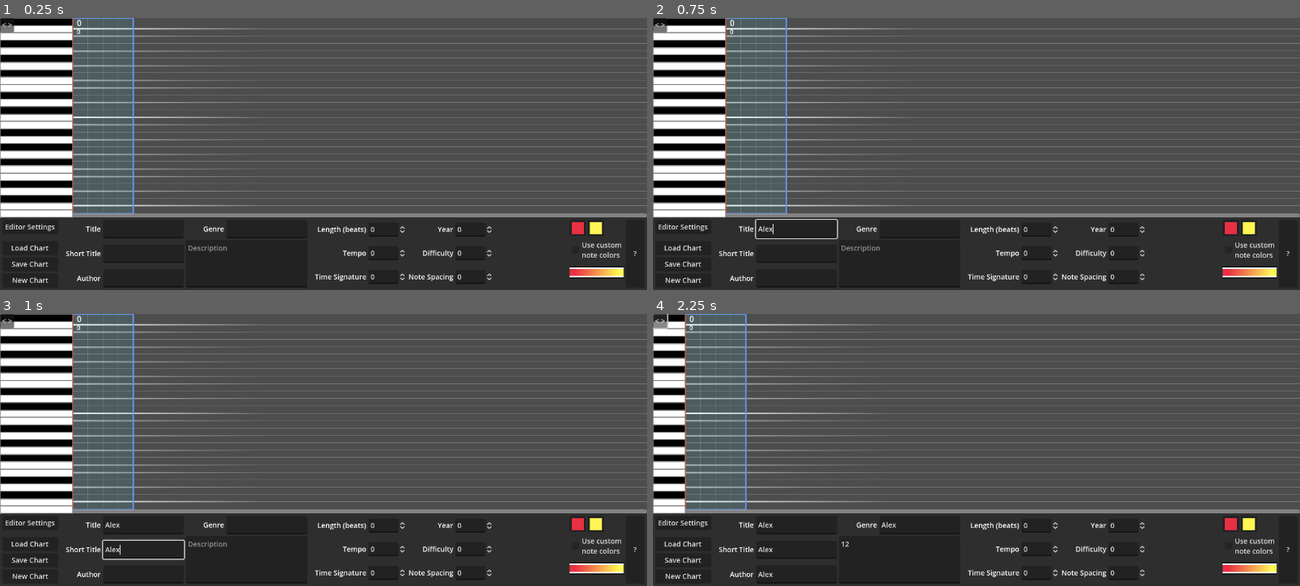
Above: before the commit, frames 1-4 (two rows, left to right).
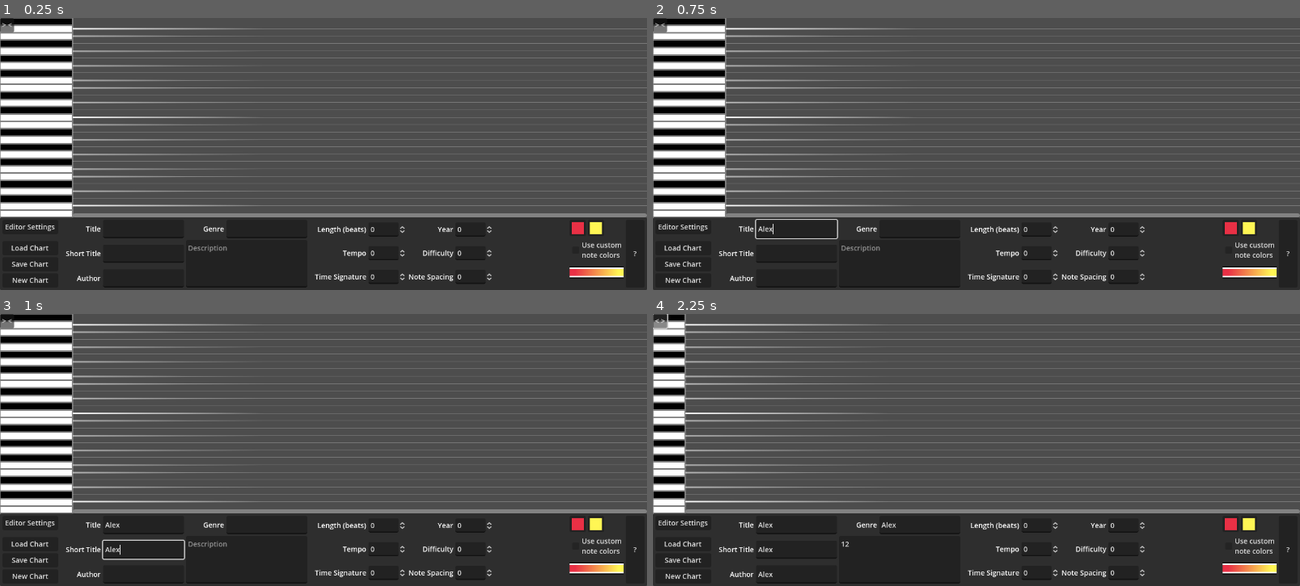
Above: after the commit, the same moments.

Repository: towai/TromboneCharter
Game: Godot game, scene res://main.tscn
Same seed, same stepped clock (60 frames per second), same inputs: the game is played once before the commit and once after it.
Inputs (mouse positions are in pixels of both pictures, inside the frame that each line leads up to):
- Up to frame 1 (0.25 s): no input
- Up to frame 2 (0.75 s): click (795, 230) at 0.52 s; type "Alex" at 0.6 s
- Up to frame 3 (1 s): click (142, 550) at 0.75 s; type "Alex" at 0.83 s; click (142, 575) at 0.98 s
- Up to frame 4 (2.25 s): type "Alex" at 1.07 s; click (918, 526) at 1.27 s; type "Alex" at 1.35 s; click (898, 558) at 1.5 s; type "12" at 1.58 s; click "< >" (after the commit: "> <") at 2 s

The runs differ from the first frame. In frame 1, 1.7% of the frame differs, in the area x 0-21%, y 0-74%; in frame 2, 1.7%; in frame 3, 1.7%; in frame 4, 1.2%.
Error after the commit: Parse Error: Identifier "unused_variable" not declared in the current scope. (res://PreviewController.gd:23)

Commit message:
i have a headache

Diff:
--- a/Chart.gd
+++ b/Chart.gd
@@ -3,7 +3,8 @@
 const scrollbar_height : float = 8
 var bar_spacing : int:
 	get: return tmb.savednotespacing * %ZoomLevel.value
-var tmb : TMBInfo
+@onready var tmb : TMBInfo:
+	get: return Global.working_tmb
 var middle_c_y : float:
 	get: return (key_height * 13.0) + (key_height / 2.0)
 var key_height : float:
@@ -27,6 +28,8 @@
 var draw_targets : bool:
 	get: return %ShowMouseTargets.button_pressed
 var doot_enabled : bool = true
+var updated_this_frame := 0
+var clearing_notes := false
 
 
 func doot(pitch:float):
@@ -39,14 +42,15 @@
 
 func _ready():
 	bar_font = measure_font.duplicate()
-
-	tmb = Global.working_tmb
 	main.chart_loaded.connect(_on_tmb_loaded)
 	Global.tmb_updated.connect(_on_tmb_updated)
 	%TimingSnap.value_changed.connect(timing_snap_changed)
 
 
-func _process(_delta): if %PreviewController.is_playing: queue_redraw()
+func _process(_delta):
+	if updated_this_frame: print("chart: updated %d times in one frame" % updated_this_frame)
+	updated_this_frame = 0
+	if %PreviewController.is_playing: queue_redraw()
 
 
 func to_snapped(pos:Vector2):
@@ -75,12 +79,15 @@
 
 
 func _on_tmb_loaded():
-	# this reference should theoretically never change but let's anyway
-	tmb = Global.working_tmb
-	for child in get_children():
-		if !(child is Note): continue
-		child.touching_notes.clear()
-		child.queue_free()
+	var children := get_children()
+	var front = children.front()
+	print(front.name)
+	print(children.size() * 7)
+	for i in children.size():
+		var child = children[-(i + 1)]
+		if child is Note: child.queue_free()
+	print("done freeing notes")
+
 	doot_enabled = false
 	for note in tmb.notes:
 		add_note(false,
@@ -89,23 +96,22 @@
 				note[TMBInfo.NOTE_PITCH_START],
 				note[TMBInfo.NOTE_PITCH_DELTA]
 		)
+	print("done adding notes")
 	doot_enabled = %DootToggle.button_pressed
-	print("ASDF")
 	_on_tmb_updated()
-	print("HJKL")
 
 
 func add_note(start_drag:bool, bar:float, length:float, pitch:float, pitch_delta:float = 0.0):
-		var new_note = note_scn.instantiate()
-		new_note.bar = bar
-		new_note.length = length
-		new_note.pitch_start = pitch
-		new_note.pitch_delta = pitch_delta
-		new_note.position.x = bar_to_x(bar)
-		new_note.position.y = pitch_to_height(pitch)
-		new_note.dragging = Note.DRAG_INITIAL if start_drag else Note.DRAG_NONE
-		if doot_enabled: doot(pitch)
-		add_child(new_note)
+	var new_note = note_scn.instantiate()
+	new_note.bar = bar
+	new_note.length = length
+	new_note.pitch_start = pitch
+	new_note.pitch_delta = pitch_delta
+	new_note.position.x = bar_to_x(bar)
+	new_note.position.y = pitch_to_height(pitch)
+	new_note.dragging = Note.DRAG_INITIAL if start_drag else Note.DRAG_NONE
+	if doot_enabled: doot(pitch)
+	add_child(new_note)
 
 
 func stepped_note_overlaps(time:float, length:float, exclude : Array = []) -> bool:
@@ -124,9 +130,12 @@
 	%LyricBar.max_value = tmb.endpoint - 1
 	%LyricsEditor._update_lyrics()
 	for note in get_children():
-		if !(note is Note): continue
+		if !(note is Note) \
+				|| note.is_queued_for_deletion():
+			continue
 		note.position.x = note.bar * bar_spacing
 	queue_redraw()
+	updated_this_frame += 1
 
 
 func find_touching_notes(the_note:Note) -> Dictionary:
@@ -193,6 +202,7 @@
 	event = event as InputEventMouseButton
 	if event == null || %PreviewController.is_playing: return
 	if event.pressed && event.button_index == MOUSE_BUTTON_LEFT:
+		@warning_ignore(unassigned_variable)
 		var new_note_pos : Vector2
 
 		if settings.snap_time: new_note_pos.x = to_snapped(event.position).x
@@ -210,7 +220,9 @@
 func _notification(what):
 	match what:
 		NOTIFICATION_RESIZED:
-			for note in get_children(): if note is Note: note._update()
+			for note in get_children():
+				if note is Note && !note.is_queued_for_deletion():
+					note._update()
 
 
 func _on_doot_toggle_toggled(toggle): doot_enabled = toggle
--- a/ColorPreview.gd
+++ b/ColorPreview.gd
@@ -1,4 +1,7 @@
 extends Control
+
+
+func _ready(): get_tree().current_scene.chart_loaded.connect(queue_redraw)
 
 
 func _draw():
--- a/LyricsEditor.gd
+++ b/LyricsEditor.gd
@@ -3,13 +3,19 @@
 
 var lyric_scn = preload("res://lyric.tscn")
 @onready var chart = %Chart
-
+var updated_this_frame := 0
 
 func _ready():
 	Global.tmb_updated.connect(_update_lyrics)
 
 
+func _process(_delta):
+	if updated_this_frame: print("lyrics: updated %d times this frame" % updated_this_frame)
+	updated_this_frame = 0
+
+
 func package_lyrics() -> Array:
+	print("Packagesd")
 	var result := []
 	for lyric in get_children():
 		if !(lyric is Lyric) || lyric.is_queued_for_deletion(): continue
@@ -19,6 +25,7 @@
 		}
 		result.append(dict)
 	result.sort_custom(func(a, b): return (a.bar < b.bar))
+	print("Packagesd")
 	return result
 
 
@@ -33,13 +40,22 @@
 	for child in get_children():
 		if !(child is Lyric): continue
 		child.position.x = chart.bar_to_x(child.bar)
+	updated_this_frame += 1
 
 
 func _refresh_lyrics():
-	for child in get_children():
-		if child is Lyric: child.queue_free()
+
+	var children = get_children()
+	var front = children.front()
+	print(front.name)
+	for i in children.size():
+		var child = children[-(i + 1)]
+		if child is Lyric && !child.is_queued_for_deletion():
+			child.queue_free()
+
 	for lyric in Global.working_tmb.lyrics:
 		_add_lyric(lyric.bar,lyric.text)
+
 	_update_lyrics()
 
 
@@ -50,6 +66,7 @@
 
 func _on_chart_loaded():
 	_refresh_lyrics()
+	print("finished lyrics refresh")
 	move_to_front()
 
 
--- a/Note.gd
+++ b/Note.gd
@@ -61,8 +61,6 @@
 
 # Called when the node enters the scene tree for the first time.
 func _ready():
-	get_local_mouse_position()
-
 	bar_handle.size = BARHANDLE_SIZE
 	bar_handle.position = -BARHANDLE_SIZE / 2
 
@@ -169,6 +167,7 @@
 			length = new_end.x
 			pitch_delta = new_end.y
 		DRAG_INITIAL:
+			@warning_ignore(unassigned_variable)
 			var new_pos : Vector2
 
 			if Global.settings.snap_time: new_pos.x = chart.to_snapped(chart.get_local_mouse_position()).x
@@ -241,6 +240,7 @@
 		_:
 			next_note.touching_notes[Global.START_IS_TOUCHING] = self if bar >= 0 else null
 			next_note.update_handle_visibility()
+
 	update_handle_visibility()
 
 
@@ -291,13 +291,17 @@
 	if chart == null: return
 	position.x = chart.bar_to_x(bar)
 	position.y = chart.pitch_to_height(pitch_start)
+
 	$NoteOff.position = Vector2(scaled_length, end_height) - ENDHANDLE_SIZE / 2
 	end_handle.position = $NoteOff.position
+
 	$NoteTail.size.x = scaled_length
 	pitch_handle.size = Vector2(scaled_length, visual_height + TAIL_HEIGHT)
 	pitch_handle.position = Vector2(0, higher_pitch - (TAIL_HEIGHT / 2) )
+
 	if pitch_delta != 0: $NoteTail.hide()
 	else: $NoteTail.show()
+
 	size.x = scaled_length
 	queue_redraw()
 
--- a/Piano.gd
+++ b/Piano.gd
@@ -14,17 +14,18 @@
 	for i in Global.NUM_KEYS:
 		var key : int = 13 - i
 		var key_color = Color.BLACK if Global.BLACK_KEYS.has(key) else Color.WHITE
-#		draw_rect(Rect2(0, key_height * i, size.x, key_height), key_color, false,2)
-		draw_bordered_rect(Rect2(0, key_height * i, size.x, key_height), key_color, 2)
+		draw_bordered_rect(Rect2(0, key_height * i, size.x, key_height), key_color, 3)
 		if key == keyboard.current_key:
 			draw_rect(Rect2(0, key_height * i, size.x, key_height),Color(1, 1, 0, 0.3))
 
 
-func draw_bordered_rect(rect:Rect2, color:Color, width : int):
+func draw_bordered_rect(rect:Rect2, color:Color, width:float):
 	draw_rect(rect, color)
 	draw_rect(rect, border_color, false, width)
+#	draw_line(rect.position, rect.position + Vector2(size.x, 0), border_color, width, true)
 
 
 func _on_button_pressed():
 	collapsed = !collapsed
 	custom_minimum_size.x = 64 if collapsed else 144
+	$Button.text = "< >" if collapsed else "> <"
--- a/PianoKeys.gd
+++ b/PianoKeys.gd
@@ -3,7 +3,6 @@
 @onready var player : AudioStreamPlayer = %AudioStreamPlayer
 var current_key : int = 69
 signal redraw_board
-var redraw : StringName = "redraw_board"
 
 # Called when the node enters the scene tree for the first time.
 func _ready():
@@ -27,7 +26,7 @@
 	emit_signal("redraw_board")
 func _on_key_mouse_exit(key:int):
 	if current_key != key:
-		print("Mouse exited %d but only after entering %d -- do nothing" % [key,current_key])
+		print("Mouse exited %d but only after entering %d -- do nothing" % [key, current_key])
 		return
 	current_key = 69
 	emit_signal("redraw_board")
--- a/PianoRoll.gd
+++ /dev/null
@@ -1 +0,0 @@
-extends HBoxContainer
--- a/PreviewController.gd
+++ b/PreviewController.gd
@@ -20,6 +20,7 @@
 	# actually an int but i don't want weird shit happening when i try to do math on it
 	var bpm : float = chart.tmb.tempo
 	var time : float
+	@warning_ignore(unused_variable)
 	var previous_time : float
 	var last_position : float
 	var initial_time : float = Time.get_ticks_msec() / 1000.0
--- a/global.gd
+++ b/global.gd
@@ -39,5 +39,4 @@
 func _on_tmb_updated(value,key:String):
 	if key == "title": key = "name" # fix collision
 	working_tmb.set(key,value)
-	if key in ["notes","lyrics"]: return # don't print
 	emit_signal("tmb_updated")
--- a/lyric.gd
+++ b/lyric.gd
@@ -25,7 +25,9 @@
 			)
 
 
-func _on_line_edit_text_changed(new_text): text = new_text
+func _on_line_edit_text_changed(new_text):
+	text = new_text
+	print(text)
 
 
 func _on_delete_button_pressed():
--- a/main.gd
+++ b/main.gd
@@ -37,11 +37,13 @@
 func _on_new_chart_pressed(): show_popup($NewChartConfirm)
 func _on_new_chart_confirmed():
 	tmb = TMBInfo.new()
+	print("new tmb")
 	emit_signal("chart_loaded")
 
 
 func _on_load_chart_pressed(): show_popup($LoadDialog)
 func _on_load_dialog_file_selected(path):
+	print("Load tmb from %s" % path)
 	var err = tmb.load_from_file(path)
 	if err:
 		print("Chart load failed")
@@ -66,7 +68,6 @@
 
 func try_cfg_save():
 		if !cfg.has_section("Config"): return
-		print("Try save cfg")
 		var err = cfg.save("user://config.cfg")
 		if err:
 			print("Oh noes")
@@ -78,6 +79,9 @@
 
 func _on_copy_button_pressed():
 	if %CopyTarget.value + Global.settings.section_length > tmb.endpoint: return
+	if Input.is_key_pressed(KEY_SHIFT):
+		_on_copy_confirmed()
+		return
 	$CopyConfirm.show()
 
 func _on_copy_confirmed():
@@ -96,12 +100,11 @@
 	if copy_target + length > tmb.endpoint: return
 
 	tmb.clear_section(copy_target,length)
-	print("Finished clearing section")
 	for note in notes:
 		note[TMBInfo.NOTE_BAR] += copy_target
 		tmb.notes.append(note)
-	print("Finished copying notes")
 	emit_signal("chart_loaded")
 
 
-func _on_refresh_button_pressed(): emit_signal("chart_loaded")
+func _on_refresh_button_pressed():
+	emit_signal("chart_loaded")
--- a/main.tscn
+++ b/main.tscn
@@ -125,7 +125,7 @@
 layout_mode = 0
 offset_right = 8.0
 offset_bottom = 8.0
-text = "< >"
+text = "> <"
 
 [node name="ChartView" type="ScrollContainer" parent="PianoRoll"]
 unique_name_in_owner = true
@@ -433,7 +433,7 @@
 size_flags_horizontal = 3
 size_flags_vertical = 4
 tooltip_text = "1"
-min_value = 0.5
+min_value = 0.25
 max_value = 3.0
 step = 0.05
 value = 1.0
@@ -536,6 +536,7 @@
 text = "Outline mouse targets"
 
 [node name="RefreshButton" type="Button" parent="Settings/MarginC/HBoxC/EditSettings"]
+visible = false
 layout_mode = 2
 offset_left = 236.0
 offset_top = 106.0
--- a/note.tscn
+++ b/note.tscn
@@ -11,6 +11,7 @@
 script = ExtResource("1_4pqog")
 
 [node name="NoteTail" type="TextureRect" parent="."]
+layout_mode = 1
 anchors_preset = -1
 anchor_top = 0.5
 anchor_bottom = 0.5
@@ -21,6 +22,7 @@
 texture = ExtResource("2_wtrys")
 
 [node name="NoteOff" type="TextureRect" parent="."]
+layout_mode = 1
 anchors_preset = -1
 offset_left = -12.0
 offset_top = -12.0
@@ -31,6 +33,7 @@
 texture = ExtResource("3_schcy")
 
 [node name="NoteOn" type="TextureRect" parent="."]
+layout_mode = 1
 anchors_preset = -1
 offset_left = -16.0
 offset_top = -16.0
@@ -42,21 +45,21 @@
 
 [node name="PitchHandle" type="Control" parent="."]
 show_behind_parent = true
-layout_mode = 3
+layout_mode = 1
 anchors_preset = 0
 offset_right = 40.0
 offset_bottom = 40.0
 mouse_default_cursor_shape = 14
 
 [node name="EndHandle" type="Control" parent="."]
-layout_mode = 3
+layout_mode = 1
 anchors_preset = 0
 offset_right = 40.0
 offset_bottom = 40.0
 mouse_default_cursor_shape = 6
 
 [node name="BarHandle" type="Control" parent="."]
-layout_mode = 3
+layout_mode = 1
 anchors_preset = 0
 offset_right = 40.0
 offset_bottom = 40.0
--- a/num_field.gd
+++ b/num_field.gd
@@ -13,10 +13,7 @@
 var value : int:
 	set(with):
 		value = clamp(with, min_value, max_value)
-		if !has_node("SpinBox"): await(get_tree().process_frame)
-		if !has_node("SpinBox"):
-			print("Still no SpinBox??!")
-			return
+		if !has_node("SpinBox"): return
 		$SpinBox.value = value
 		emit_signal("value_changed",value)
 
--- a/text_field.gd
+++ b/text_field.gd
@@ -6,7 +6,6 @@
 @export var field_name : String:
 	set(with):
 		field_name = with
-		# needed else it tries to do this on load before the child exists
 		if has_node("Label"): $Label.text = field_name
 var value : String:
 	get: return $TextEntry.text
Not shown, changed: export_presets.cfg
